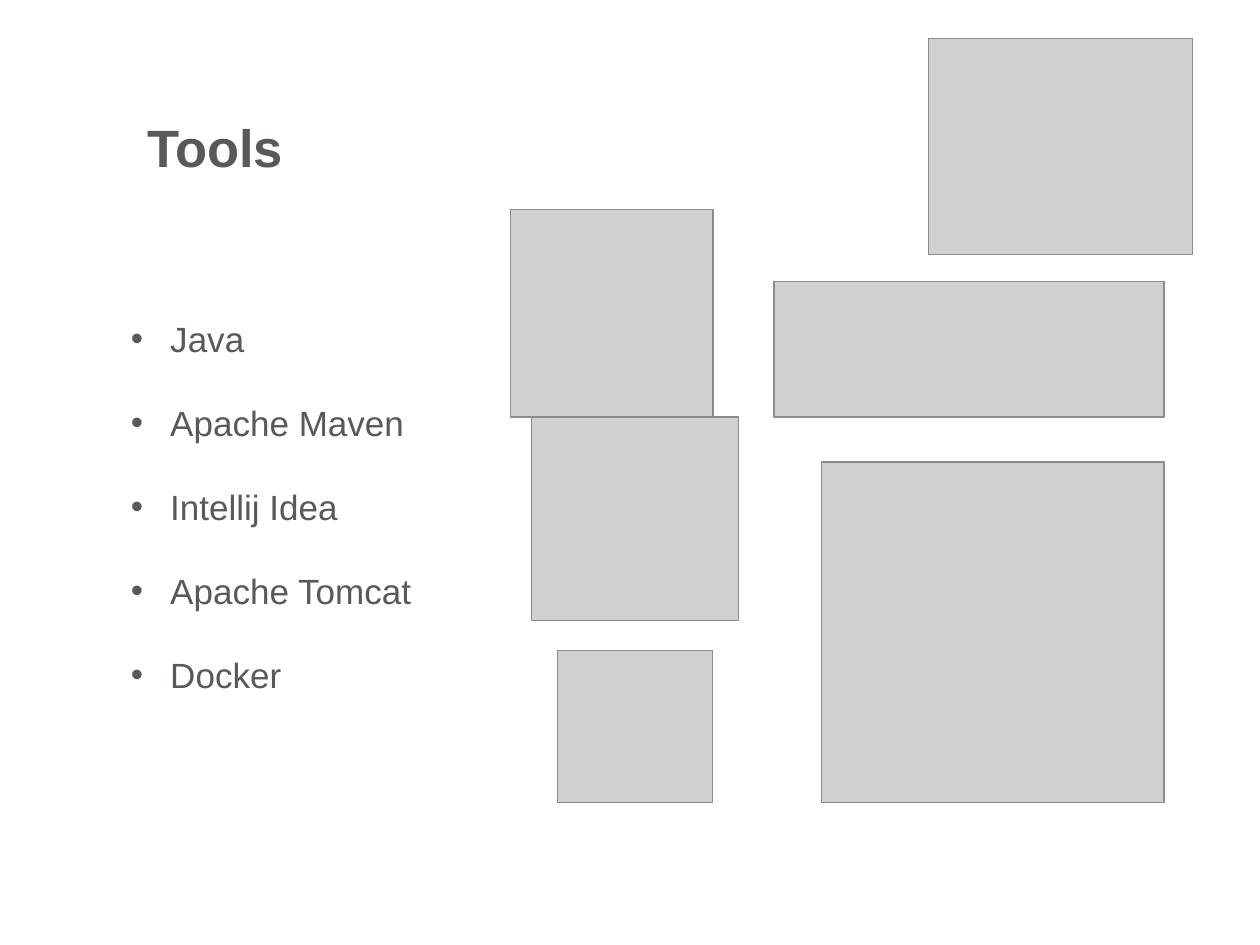
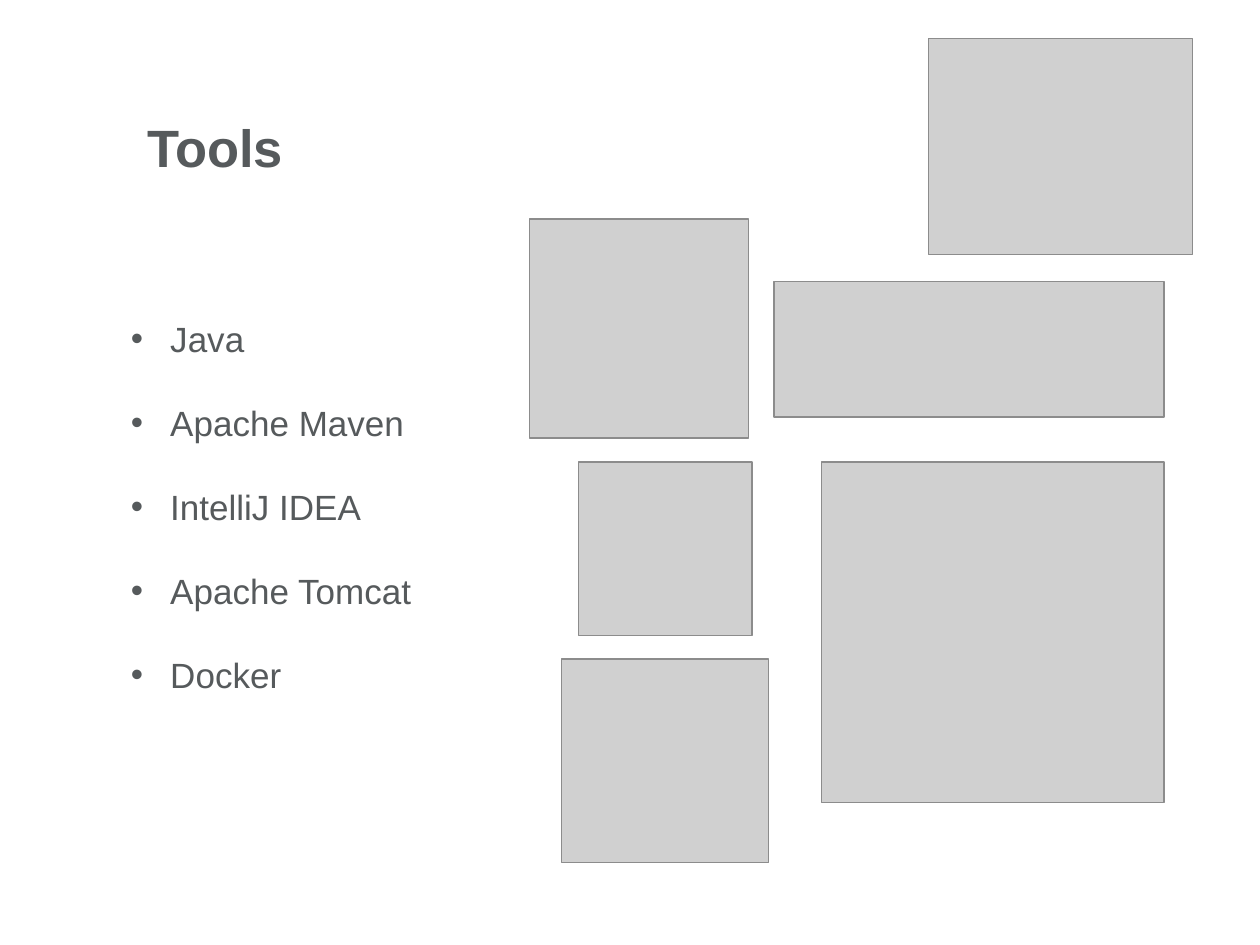
Before and after one commit to verdictus/JavaDocs, a slide deck: slide 3 of Servlets/Day1/Docs/Web Presentation-Part1.pptx. Drawn at 1260x945 pixels with LibreOffice and Linux fonts; fonts in the diff are those of the drawing; grey boxes stand for pictures; background and template pictures are left out. Boxes give left, top, right and bottom in pixels: in the first picture for what was removed or moved away, otherwise in the second. Text is boxed around its words. In the diff, an @@ line names an element or a change of style, - is before the commit and + after.

```diff
--- a/Servlets/Day1/Docs/Web Presentation-Part1.pptx
+++ b/Servlets/Day1/Docs/Web Presentation-Part1.pptx
@@ picture: place and size @@
-picture at bbox=[510, 209, 712, 417]
+picture at bbox=[529, 219, 748, 438]
@@ picture added at bbox=[578, 462, 752, 636] @@
@@ text at bbox=[170, 494, 361, 521]: text changed @@
-• Intellij Idea
+• IntelliJ IDEA
@@ picture removed at bbox=[557, 650, 712, 803] @@
@@ picture: place and size @@
-picture at bbox=[532, 417, 738, 621]
+picture at bbox=[562, 659, 769, 863]
```
Also in this commit, not shown: 2 other slides changed, 1 other file.
